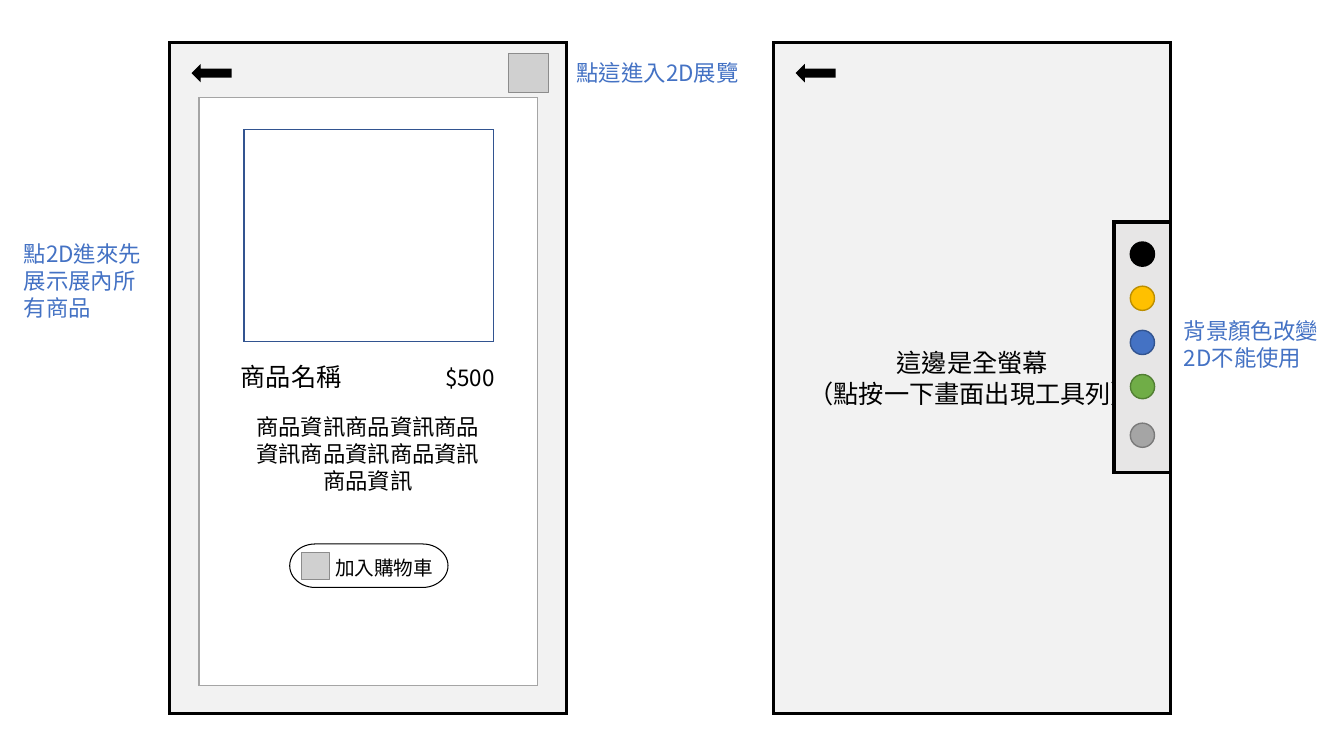
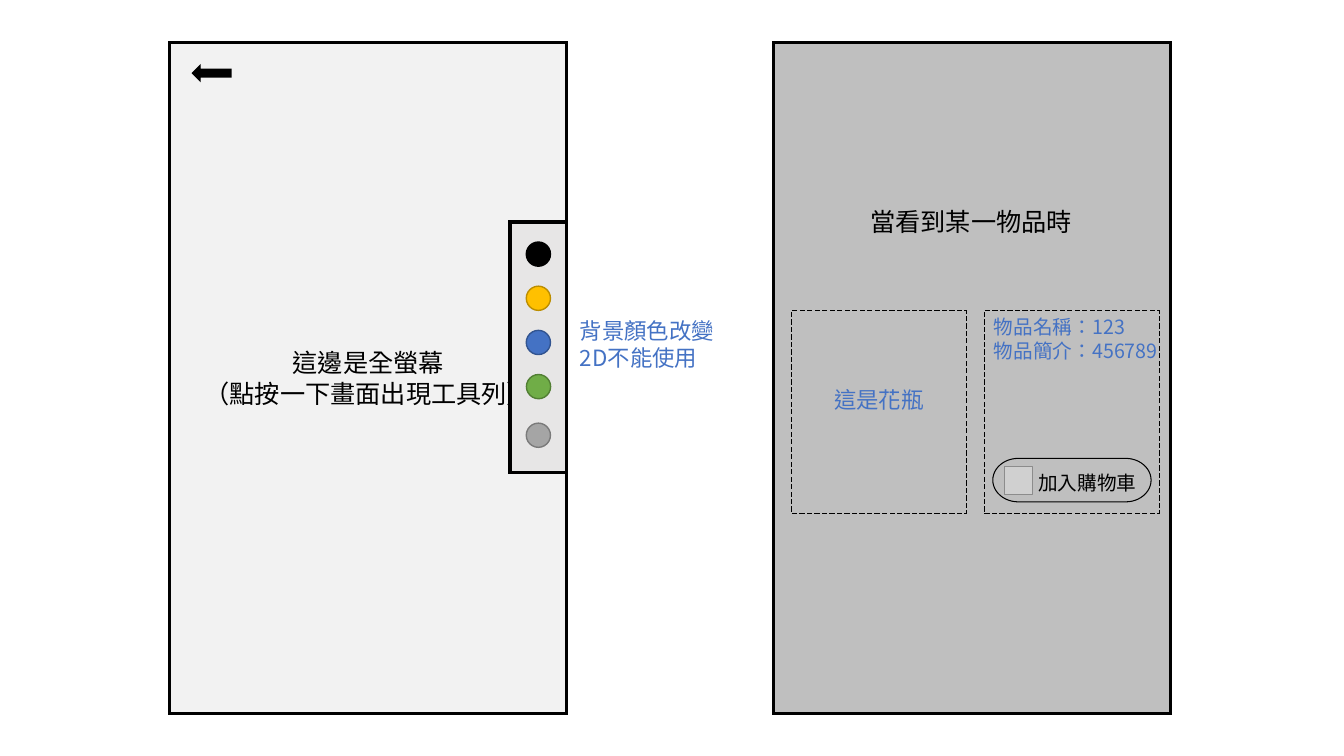
Before and after one commit to 110203/110203, a slide deck: slide 2 of document/UI/0325UI.pptx. Drawn at 1344x756 pixels with LibreOffice and Linux fonts; fonts in the diff are those of the drawing; grey boxes stand for pictures. Boxes give left, top, right and bottom in pixels: in the first picture for what was removed or moved away, otherwise in the second. Text is boxed around its words. In the diff, an @@ line names an element or a change of style, - is before the commit and + after.

```diff
--- a/document/UI/0325UI.pptx
+++ b/document/UI/0325UI.pptx
@@ rectangle removed at (x1=170, y1=42, x2=568, y2=714) @@
@@ picture removed at (x1=509, y1=53, x2=548, y2=93) @@
@@ rectangle added at (x1=774, y1=42, x2=1172, y2=714), fill #BFBFBF, outline #000000 2.25 pt @@
@@ text removed at (x1=577, y1=62, x2=739, y2=83) @@
-點這進入2D展覽
@@ left arrow removed at (x1=797, y1=66, x2=835, y2=81) @@
@@ rectangle removed at (x1=199, y1=98, x2=537, y2=686) @@
@@ rectangle removed at (x1=244, y1=130, x2=494, y2=342) @@
@@ text removed at (x1=256, y1=182, x2=527, y2=437) @@
-點這跳詳細商品資訊頁
@@ 5 ellipses, 2 rectangles, 1 text moved together from (x1=774, y1=42, x2=1318, y2=714) to (x1=170, y1=42, x2=714, y2=714) @@
@@ text added at (x1=870, y1=210, x2=1072, y2=233), 18 pt, text #000000 @@
+當看到某一物品時
@@ text removed at (x1=24, y1=243, x2=141, y2=264) @@
-點2D進來先展示展內所有商品
@@ rectangle added at (x1=791, y1=311, x2=967, y2=514), outline #000000 0.75 pt dashed, 16 pt, text #4472C4 @@
+這是花瓶
@@ rectangle added at (x1=984, y1=311, x2=1159, y2=514), outline #000000 0.75 pt dashed, 14 pt, text #4472C4 @@
+物品名稱：123
+物品簡介：456789
@@ text removed at (x1=241, y1=364, x2=342, y2=388) @@
-商品名稱
@@ text removed at (x1=445, y1=367, x2=495, y2=389) @@
-$500
@@ text removed at (x1=256, y1=416, x2=479, y2=491) @@
-商品資訊商品資訊商品資訊商品資訊商品資訊商品資訊
@@ pill shape moved from (x1=289, y1=544, x2=448, y2=588) to (x1=993, y1=459, x2=1151, y2=502) @@
@@ picture moved from (x1=301, y1=553, x2=330, y2=581) to (x1=1005, y1=467, x2=1033, y2=495) @@
@@ text "加入購物車" moved from (x1=335, y1=558, x2=433, y2=577) to (x1=1038, y1=473, x2=1136, y2=492) @@
```
Also in this commit, not shown: 1 other slide changed.
